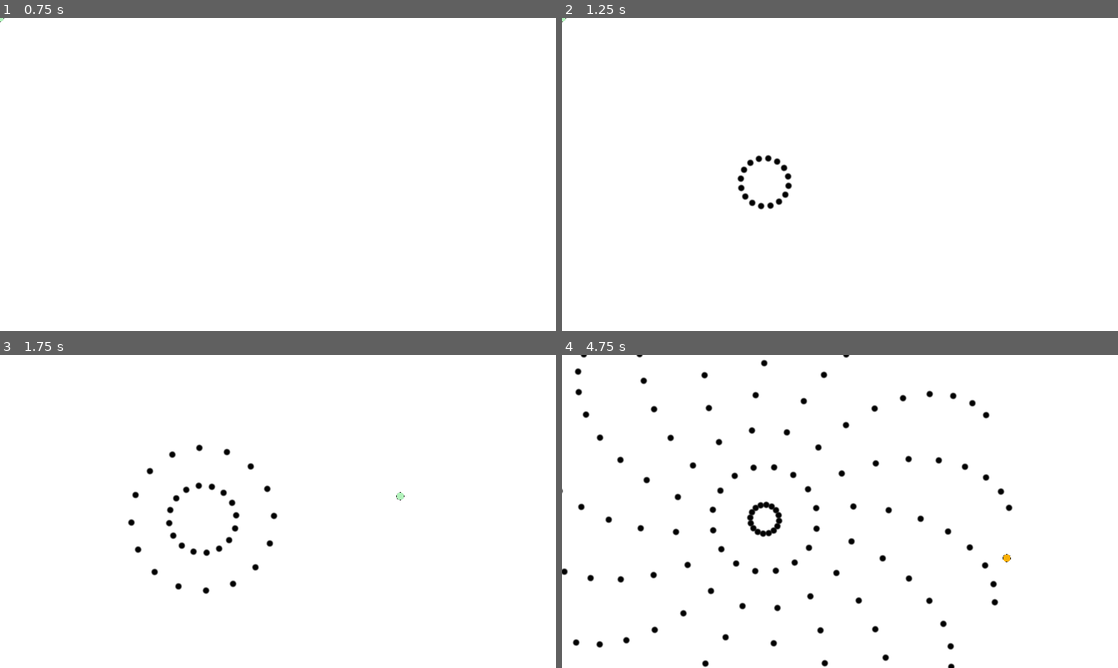
Above: before the commit, frames 1-4 (two rows, left to right).
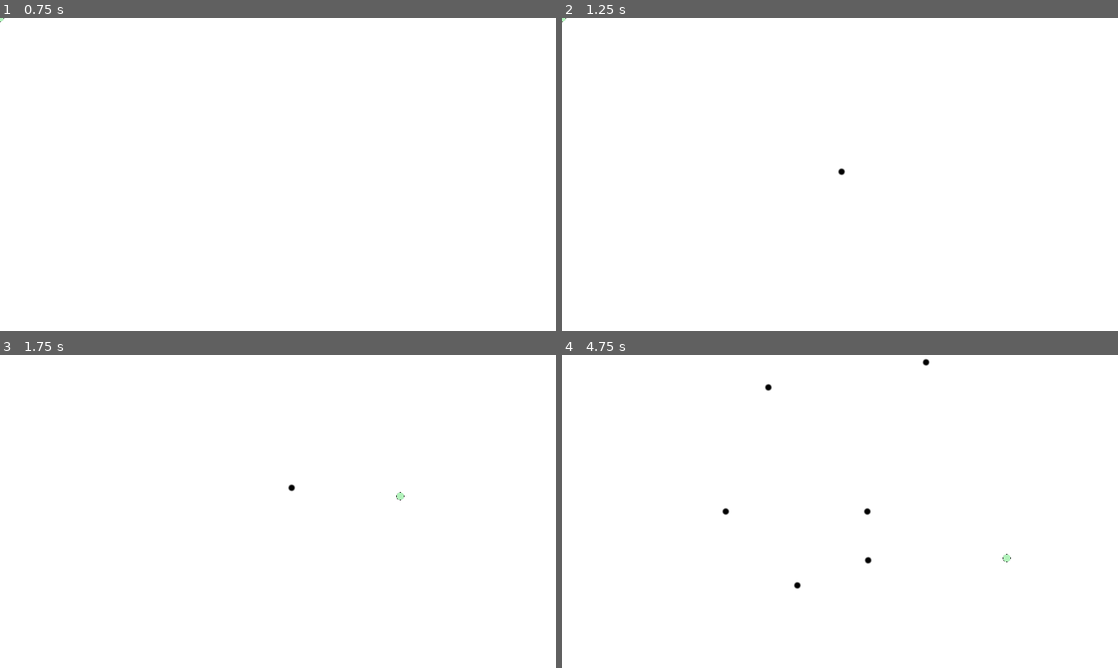
Above: after the commit, the same moments.

Repository: 0x42697262/Danmaku-Deconstruction
Game: Godot game, scene res://scenes/main.tscn
Same seed, same stepped clock (60 frames per second), same inputs: the game is played once before the commit and once after it.
Inputs (mouse positions are in pixels of both pictures, inside the frame that each line leads up to):
- Up to frame 1 (0.75 s): click "play" at 0.5 s
- Up to frame 2 (1.25 s): no input
- Up to frame 3 (1.75 s): move the mouse to (400, 495) at 1.27 s
- Up to frame 4 (4.75 s): move the mouse to (728, 527) at 2.02 s; move the mouse to (895, 442) at 2.77 s; move the mouse to (812, 574) at 3.52 s; move the mouse to (1006, 558) at 4.27 s

Frame 1 is identical in both runs. In frame 2, 0.4% of the frame differs, in the area x 31-51%, y 43-62%; in frame 3, 0.8%; in frame 4, 2.8%, in the area x 0-81%, y 0-100%.

Commit message:
prototype done

Diff:
--- a/scenes/entities/bullet.tscn
+++ b/scenes/entities/bullet.tscn
@@ -9,7 +9,6 @@
 [node name="bullet" type="Area2D"]
 script = ExtResource("1_mv1hr")
 velocity = Vector2(1, 1)
-rotation_change = -45
 
 [node name="sprite" type="Sprite2D" parent="."]
 texture = ExtResource("1_51bog")
--- a/scenes/entities/spawner/spawner.tscn
+++ b/scenes/entities/spawner/spawner.tscn
@@ -6,8 +6,10 @@
 [node name="spawner" type="Node2D"]
 script = ExtResource("1_fado2")
 bullet_scene = ExtResource("2_bc4qp")
-number_of_bullets = 16
-bullet_speed = 200
+number_of_bullets = 1
+spawn_rate = 0.6
+bullet_speed = 100
+bullet_lifetime = 15.0
 
 [node name="Timer" type="Timer" parent="."]
 
--- a/scenes/world/bullets_manager.gd
+++ /dev/null
@@ -1,15 +0,0 @@
-extends Node2D
-
-@export var difficulty: int = 0
-
-
-
-
-func _ready():
-	$timer.start()
-
-func _on_timer_timeout():
-	if difficulty >= 500:
-		$timer.stop()
-
-	difficulty += 1
--- a/scenes/world/gameplay.tscn
+++ b/scenes/world/gameplay.tscn
@@ -1,11 +1,7 @@
-[gd_scene load_steps=5 format=3 uid="uid://de3fcc1ng16a7"]
+[gd_scene load_steps=3 format=3 uid="uid://de3fcc1ng16a7"]
 
 [ext_resource type="Script" path="res://scenes/world/gameplay.gd" id="1_ggn7s"]
-[ext_resource type="Script" path="res://scenes/world/bullets_manager.gd" id="2_mekei"]
 [ext_resource type="PackedScene" uid="uid://cumm7ewr26cy" path="res://scenes/entities/spawner/spawner.tscn" id="3_l1elf"]
-
-[sub_resource type="RectangleShape2D" id="RectangleShape2D_igejv"]
-size = Vector2(1200, 700)
 
 [node name="gameplay" type="Control"]
 layout_mode = 3
@@ -16,12 +12,6 @@
 grow_vertical = 2
 script = ExtResource("1_ggn7s")
 
-[node name="area" type="Area2D" parent="."]
-
-[node name="area" type="CollisionShape2D" parent="area"]
-position = Vector2(576, 324)
-shape = SubResource("RectangleShape2D_igejv")
-
 [node name="background" type="ColorRect" parent="."]
 layout_mode = 1
 anchors_preset = 15
@@ -30,12 +20,5 @@
 grow_horizontal = 2
 grow_vertical = 2
 
-[node name="bullets_manager" type="Node2D" parent="."]
-script = ExtResource("2_mekei")
-
-[node name="timer" type="Timer" parent="bullets_manager"]
-
-[node name="spawner" parent="bullets_manager" instance=ExtResource("3_l1elf")]
-position = Vector2(420, 340)
-
-[connection signal="timeout" from="bullets_manager/timer" to="bullets_manager" method="_on_timer_timeout"]
+[node name="spawner" parent="." instance=ExtResource("3_l1elf")]
+position = Vector2(576, 324)
